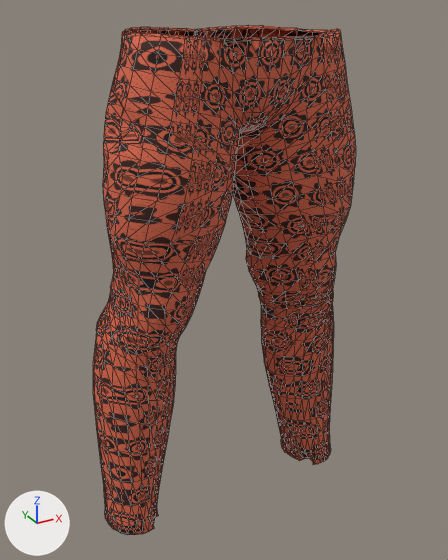
One commit to the glTF model client/public/assets/characters/prototype/parts/bottom_ankarapants_male.glb: the scene before it, then after it.
One viewpoint serves both versions: a 50 mm camera at (-0.503, -0.926, 1.021) aimed at (0.0, -0.01, 0.563). The axes (+X, +Y, +Z) are drawn at lower left. The lights are the same throughout. The first picture is the older version. Mesh edges are drawn as thin lines.

Names of what the first picture shows: 'AWD_W_bottom_ankarapants_l0'.
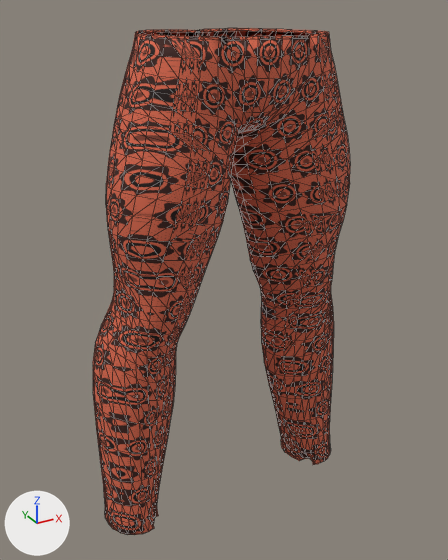
Location of each change, [x1, y1, x2, y2] in pixels of the pictures (448 x 560 px; the box of a moved part takes in the faces that stretch with it):
'AWD_W_bottom_ankarapants_l0', reshaped
    before: [93, 25, 356, 535]
    after: [93, 28, 350, 535]
part 1 of me_awd_w_bottom_ankarapants_l0, moved or reshaped
    before: [102, 27, 356, 368]
    after: [102, 29, 350, 368]
part 2 of me_awd_w_bottom_ankarapants_l0, surface changed
    both: [95, 28, 350, 361]

What changed in the scene script:
```text
Change me_awd_w_bottom_ankarapants_l0:
    used by ob_awd_w_bottom_ankarapants_l0; location = (0.0, 0.0, 0.0)
    remove me_awd_w_bottom_ankarapants_l0.from_pydata(...)  # 1417 vertices, 2748 faces; spans x -0.26..0.26, y -0.151..0.115, z 0.102..0.992
    add me_awd_w_bottom_ankarapants_l0.from_pydata(...)  # 1417 vertices, 2748 faces; spans x -0.26..0.26, y -0.144..0.11, z 0.102..0.988
    me_awd_w_bottom_ankarapants_l0 part 1: 856 of 1417 vertices moved; they spanned x -0.236..0.236, y -0.151..0.115, z 0.47..0.992 and now span x -0.23..0.23, y -0.144..0.11, z 0.47..0.988; mean shift (0.0, 0.0, 0.0); largest move (-0.179, -0.043, 0.969) -> (-0.158, -0.045, 0.964)
    me_awd_w_bottom_ankarapants_l0 part 2: 1063 kept faces spanning x -0.244..0.237, y -0.138..0.11, z 0.461..0.988 get new texture (UV) coordinates
```
